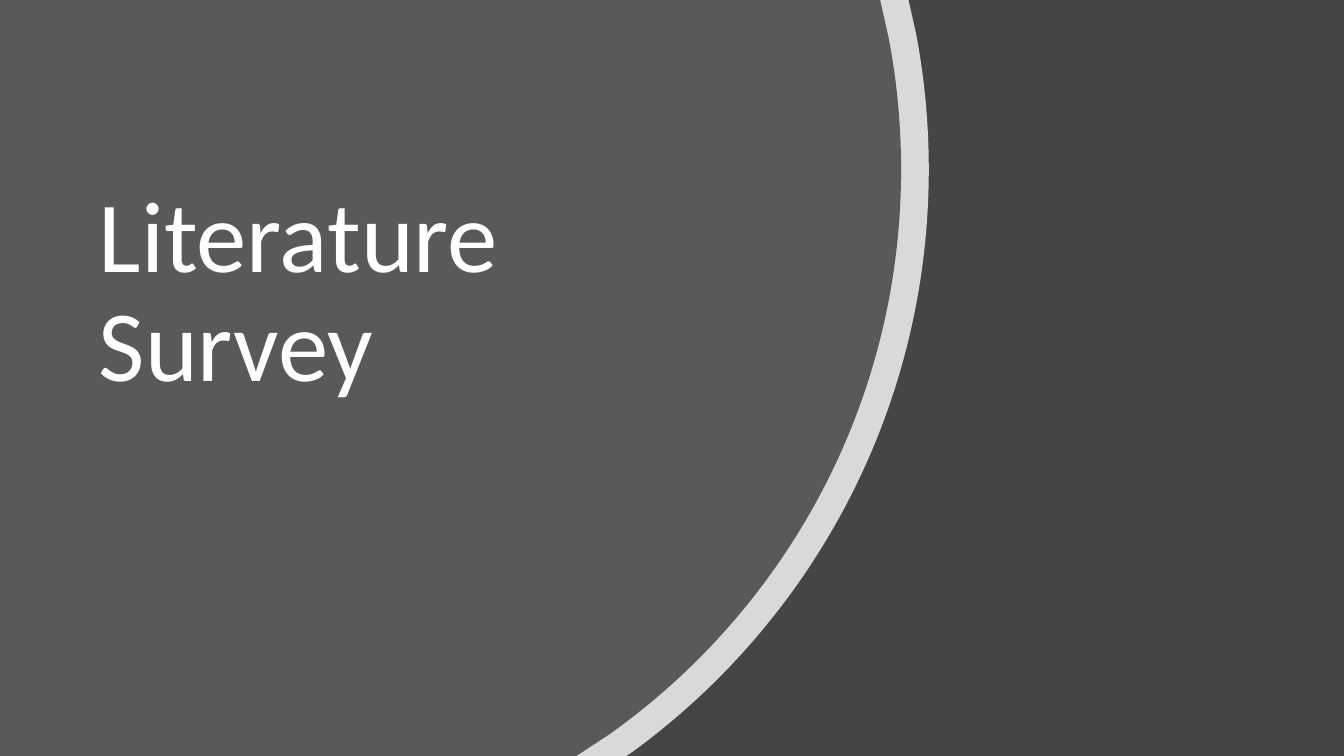
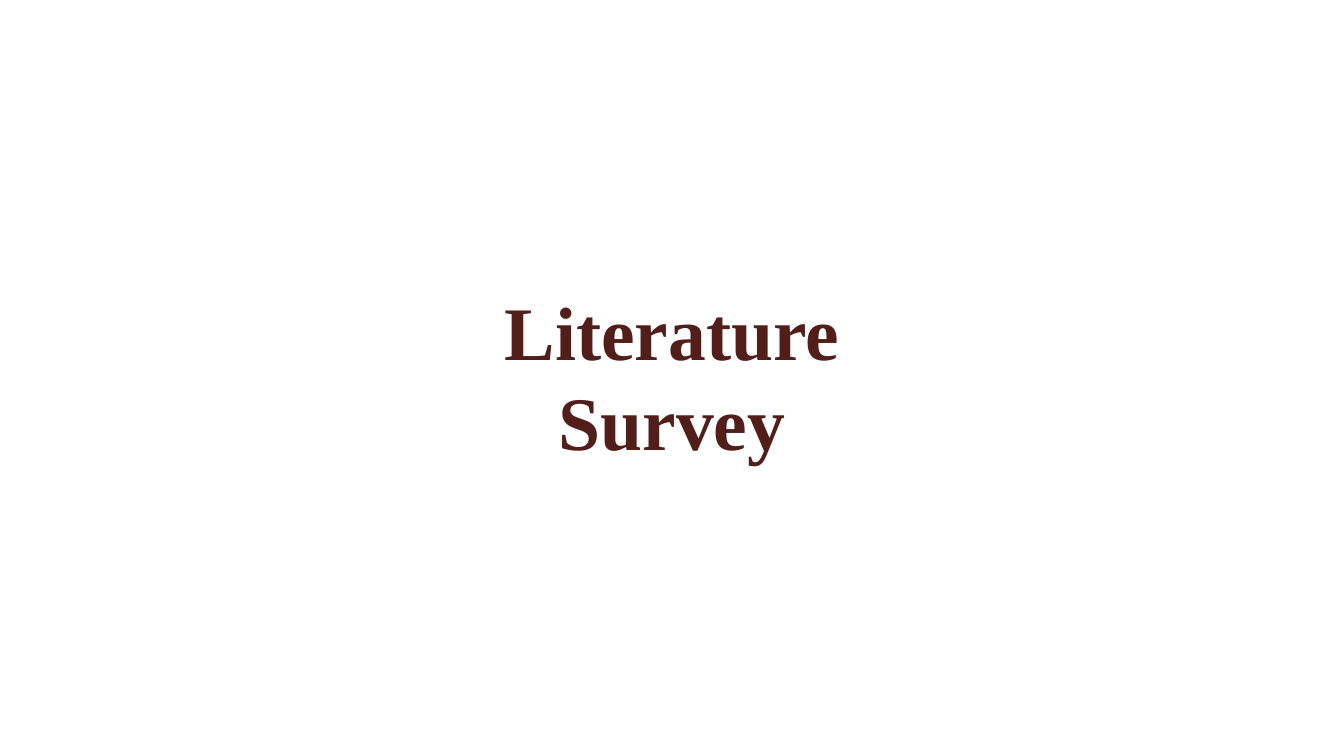
Before and after one commit to VikalpRusia/MineSweeper, a slide deck: slide 7 of documents/ppt/minesweeper_ppt.pptx (slide 6 before the commit). Drawn at 1344x756 pixels with LibreOffice and Linux fonts; fonts in the diff are those of the drawing; background and template pictures are left out. Boxes give left, top, right and bottom in pixels: in the first picture for what was removed or moved away, otherwise in the second. Text is boxed around its words. In the diff, an @@ line names an element or a change of style, - is before the commit and + after.

```diff
--- a/documents/ppt/minesweeper_ppt.pptx
+++ b/documents/ppt/minesweeper_ppt.pptx
@@ background #454545 to picture (left out) @@
@@ freeform shape removed at bbox=[0, 0, 930, 756] @@
@@ freeform shape removed at bbox=[0, 0, 901, 756] @@
@@ text at bbox=[505, 307, 839, 465]: text changed; size 72 to 54 pt; font Calibri to Times New Roman; text colour #FFFFFF to #511E19; bold on @@
-Literature Survey
+Literature
+Survey
```
Also in this commit, not shown: 10 other slides changed, 6 slides added, 3 slides removed.
